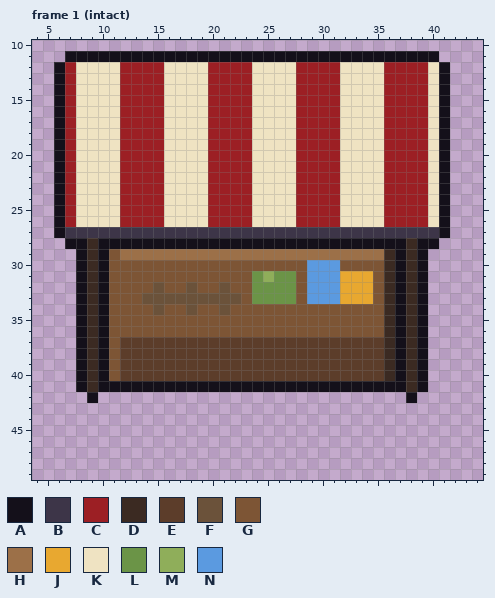
Two versions of one pixel-art file, art/structures/town_market_stall.aseprite. The first picture shows the starting point.
48x50 pixels, 4 frames. Colours within 5 levels of each other are drawn and written as one. Shown: frame 1 (intact): x 4..44, y 10..49. The commit also changed other frames, which this record leaves out.
Palette (. is transparent): A #14101a  B #3d3548  C #9c1f24  D #3b2a22  E #5c3d2a  F #6b523a  G #7d5535  H #9c7048  J #e8a830  K #efe3c2  L #6b9447  M #8fae5a  N #5b9ae0
Now the later version:
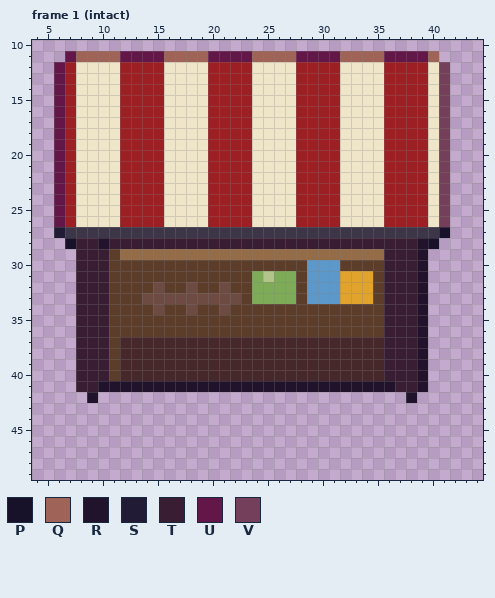
Colours new in this view: P #171229  Q #9f6357  R #22132c  S #221b35  T #391d32  U #631648  V #733f5a
What changed:
colour E: #5c3d2a -> #46282b
colour F: #6b523a -> #6d4b43
colour G: #7d5535 -> #5c3d2a
colour H: #9c7048 -> #946c48
colour J: #e8a830 -> #e2a32c
colour K: #efe3c2 -> #efe5c9
colour L: #6b9447 -> #7eab58
colour M: #8fae5a -> #b2c489
colour N: #5b9ae0 -> #5c99ca
Frame 1 (intact):
y 11: x 7..40 AAAAAAAAAAAAAAAAAAAAAAAAAAAAAAAAAA -> UQQQQUUUUQQQQUUUUQQQQUUUUQQQQUUUUQ
y 12..26: x 6 A -> U; x 41 A -> V
y 27: x 6 A -> S; x 41 A -> P
y 28: x 7..40 AADAAAAAAAAAAAAAAAAAAAAAAAAAAAADAA -> PTTRTTTTTTTTTTTTTTTTTTTTTTTTTTTTRP
y 29..40: x 8..10 ADA -> TTT; x 36..39 DADA -> TTTR
y 41: x 8..39 ADAAAAAAAAAAAAAAAAAAAAAAAAAAAADA -> TTRRRRRRRRRRRRRRRRRRRRRRRRRRRTTR
y 42: x 9 A -> R; x 38 A -> R
Boxes around the changes in both pictures, in picture pixels (x1, y1, x2, y2):
changed: (54, 51, 450, 403)
